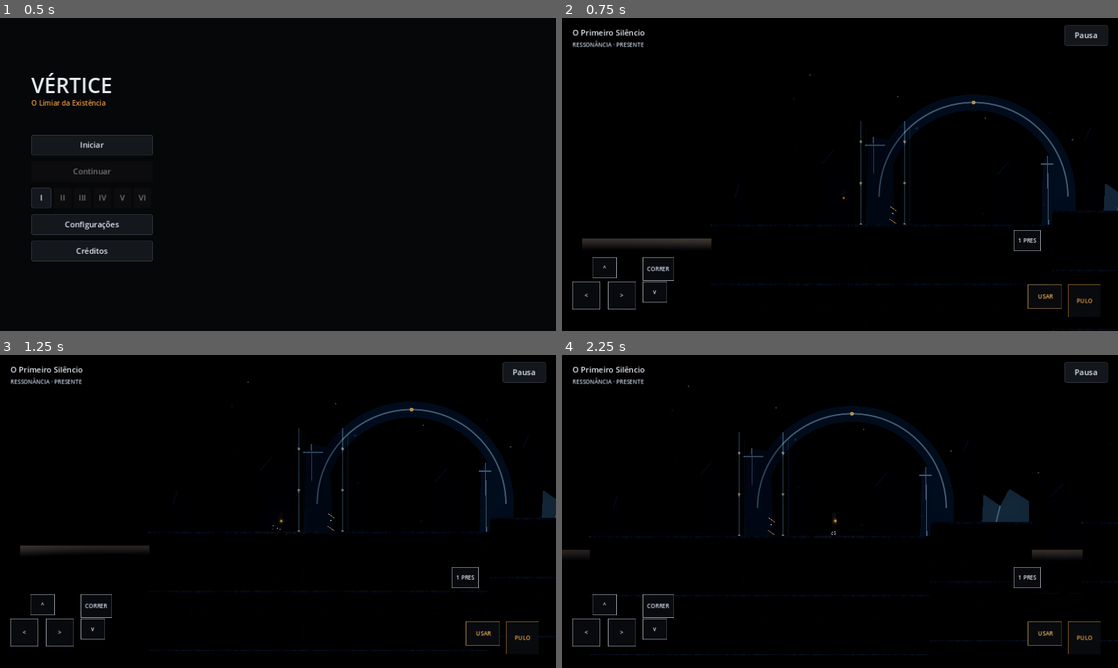
Above: before the commit, frames 1-4 (two rows, left to right).
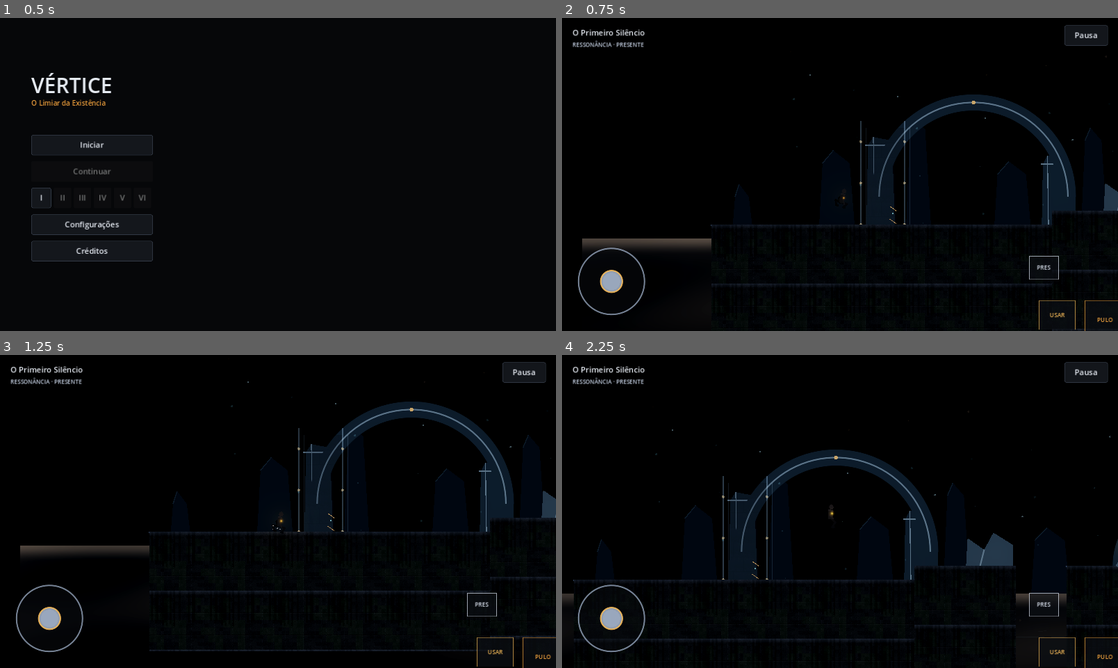
Above: after the commit, the same moments.

Repository: maguillah/VERTICE
Game: Godot game, scene res://scenes/main.tscn
Same seed, same stepped clock (60 frames per second), same inputs: the game is played once before the commit and once after it.
Inputs (mouse positions are in pixels of both pictures, inside the frame that each line leads up to):
- Up to frame 1 (0.5 s): no input
- Up to frame 2 (0.75 s): click "Iniciar" at 0.5 s
- Up to frame 3 (1.25 s): no input
- Up to frame 4 (2.25 s): move the mouse to (962, 495) at 1.27 s; hold D (move_right) 1.28-2 s; hold Shift (run) 1.28-2 s; tap E (interact) at 1.35 s; click (962, 495) at 1.42 s; tap Space (jump) at 1.52, 1.82 s; drag from (728, 527) to (812, 574) at 2.02 s

Frame 1 is identical in both runs. In frame 2, 1.4% of the frame differs, in the area x 1-100%, y 26-100%; in frame 3, 1.3%; in frame 4, 10%, in the area x 0-100%, y 9-100%.

Commit message:
Melhorar controles móveis, movimento e visibilidade

Diff:
--- a/VERTICE/characters/player_visuals.gd
+++ b/VERTICE/characters/player_visuals.gd
@@ -25,6 +25,7 @@
 var _arm_r: Line2D
 var _core_sprite: Sprite2D
 var _core_light: PointLight2D
+var _core_ring: Line2D
 
 func _ready() -> void:
 	for i in range(7):
@@ -93,6 +94,18 @@
 	_arm_r.end_cap_mode = Line2D.LINE_CAP_ROUND
 	add_child(_arm_r)
 
+	_core_ring = Line2D.new()
+	_core_ring.width = 1.8
+	_core_ring.default_color = Color(1.0, 0.7, 0.3, 0.0)
+	_core_ring.begin_cap_mode = Line2D.LINE_CAP_ROUND
+	_core_ring.end_cap_mode = Line2D.LINE_CAP_ROUND
+	var ring_points := PackedVector2Array()
+	for i in range(33):
+		var angle := TAU * float(i) / 32.0
+		ring_points.append(Vector2(cos(angle), sin(angle)))
+	_core_ring.points = ring_points
+	_core_ring.visible = false
+	add_child(_core_ring)
 	_core_sprite = Sprite2D.new()
 	_core_sprite.texture = TextureFactory2D.tex_core_glow
 	_core_sprite.position = Vector2(2.4, -32.0)
@@ -125,7 +138,8 @@
 	is_crouching: bool = false,
 	is_climbing: bool = false,
 	is_pushing: bool = false,
-	delta: float = 0.016
+	delta: float = 0.016,
+	is_sliding: bool = false
 ) -> void:
 	_time += delta
 	_facing = facing
@@ -155,7 +169,7 @@
 	rotation = lerpf(rotation, (base_lean + awaken_lean) * _facing, 12.0 * delta)
 
 	var breathe := sin(_time * 2.2) * 1.1 if speed < 15.0 else absf(sin(_walk_cycle * 2.0)) * 1.6
-	var crouch_drop := (11.5 if is_crouching else 0.0) + _land_crouch * 6.5 + (1.0 - _awaken_progress) * 14.5
+	var crouch_drop := (16.0 if is_sliding else (11.5 if is_crouching else 0.0)) + _land_crouch * 6.5 + (1.0 - _awaken_progress) * 14.5
 	var hip_y := -21.5 + crouch_drop + breathe * 0.35
 	var sh_y := -39.0 + crouch_drop * 0.92 + breathe * 0.55
 
@@ -199,10 +213,13 @@
 	var arm_swing := sin(_walk_cycle) * (7.0 if is_climbing else (9.0 if is_running else 6.2)) * (1.0 if is_climbing else speed_ratio)
 	var sh_l := Vector2(-2.0, sh_y + 2.0)
 	var hand_l := Vector2(9.0 if is_pushing else (4.0 if is_climbing else -3.0 - arm_swing), sh_y + (6.0 if is_pushing else (-6.0 + arm_swing if is_climbing else 17.5)))
-	_arm_l.points = PackedVector2Array([sh_l, _solve_ik(sh_l, hand_l, 9.5, 9.5, 1.0), hand_l])
 
 	var sh_r := Vector2(2.0, sh_y + 2.0)
 	var hand_r := Vector2(11.0 if is_pushing else (4.0 if is_climbing else 3.0 + arm_swing + reach + awaken_brace * 0.6), sh_y + (5.0 if is_pushing else (-6.0 - arm_swing if is_climbing else 17.5 - reach * 0.65 + awaken_brace * 0.35)))
+	if is_sliding:
+		hand_l = Vector2(-1.0, sh_y + 18.0)
+		hand_r = Vector2(14.0, sh_y + 12.0)
+	_arm_l.points = PackedVector2Array([sh_l, _solve_ik(sh_l, hand_l, 9.5, 9.5, 1.0), hand_l])
 	_arm_r.points = PackedVector2Array([sh_r, _solve_ik(sh_r, hand_r, 9.5, 9.5, 1.0), hand_r])
 
 	_torso_poly.position.y = crouch_drop * 0.92 + breathe * 0.55
@@ -245,6 +262,15 @@
 	_core_light.position = _core_sprite.position
 	_core_light.color = core_col
 	_core_light.energy = (1.1 + 0.25 * (pulse - 1.0)) * flare_boost
+	_core_ring.position = _core_sprite.position
+	if _flare_timer > 0.0:
+		var flare_progress := clampf(1.0 - _flare_timer, 0.0, 1.0)
+		_core_ring.scale = Vector2.ONE * (5.0 + flare_progress * 24.0)
+		var ring_alpha := sin(flare_progress * PI) * 0.9
+		_core_ring.default_color = Color(core_col.r, core_col.g, core_col.b, ring_alpha)
+		_core_ring.visible = ring_alpha > 0.01
+	else:
+		_core_ring.visible = false
 
 func start_awaken() -> void:
 	_awaken_progress = 0.0
--- a/VERTICE/environments/chapter_1_env.tres
+++ b/VERTICE/environments/chapter_1_env.tres
@@ -9,5 +9,5 @@
 glow_strength = 0.55
 glow_bloom = 0.12
 adjustment_enabled = true
-adjustment_contrast = 1.08
+adjustment_contrast = 1.0
 adjustment_saturation = 0.92
--- a/VERTICE/scenes/touch_controls.tscn
+++ b/VERTICE/scenes/touch_controls.tscn
@@ -6,36 +6,6 @@
 layer = 12
 script = ExtResource("1_tc")
 
-[node name="LeftPad" type="Control" parent="."]
-layout_mode = 3
-anchors_preset = 2
-anchor_top = 1.0
-anchor_bottom = 1.0
-offset_left = 24.0
-offset_top = -170.0
-offset_right = 300.0
-offset_bottom = -20.0
-
-[node name="BtnUp" type="TouchScreenButton" parent="LeftPad"]
-position = Vector2(46, 0)
-action = "climb_up"
-
-[node name="BtnLeft" type="TouchScreenButton" parent="LeftPad"]
-position = Vector2(0, 56)
-action = "move_left"
-
-[node name="BtnRight" type="TouchScreenButton" parent="LeftPad"]
-position = Vector2(82, 56)
-action = "move_right"
-
-[node name="BtnDown" type="TouchScreenButton" parent="LeftPad"]
-position = Vector2(162, 56)
-action = "crouch"
-
-[node name="BtnRun" type="TouchScreenButton" parent="LeftPad"]
-position = Vector2(162, 0)
-action = "run"
-
 [node name="RightPad" type="Control" parent="."]
 layout_mode = 3
 anchors_preset = 3
@@ -43,18 +13,18 @@
 anchor_top = 1.0
 anchor_right = 1.0
 anchor_bottom = 1.0
-offset_left = -220.0
-offset_top = -140.0
-offset_right = -24.0
-offset_bottom = -20.0
+offset_left = -224.0
+offset_top = -126.0
+offset_right = -20.0
+offset_bottom = -14.0
+
+[node name="BtnInteract" type="TouchScreenButton" parent="RightPad"]
+position = Vector2(42, 56)
+action = "interact"
 
 [node name="BtnJump" type="TouchScreenButton" parent="RightPad"]
-position = Vector2(104, 32)
+position = Vector2(148, 56)
 action = "jump"
-
-[node name="BtnInteract" type="TouchScreenButton" parent="RightPad"]
-position = Vector2(12, 32)
-action = "interact"
 
 [node name="ResonancePad" type="Control" parent="."]
 layout_mode = 3
@@ -63,19 +33,19 @@
 anchor_top = 1.0
 anchor_right = 1.0
 anchor_bottom = 1.0
-offset_left = -240.0
-offset_top = -232.0
-offset_right = -24.0
-offset_bottom = -152.0
+offset_left = -238.0
+offset_top = -204.0
+offset_right = -20.0
+offset_bottom = -142.0
 
 [node name="BtnPresent" type="TouchScreenButton" parent="ResonancePad"]
-position = Vector2(0, 0)
+position = Vector2(34, 31)
 action = "state_present"
 
 [node name="BtnEcho" type="TouchScreenButton" parent="ResonancePad"]
-position = Vector2(72, 0)
+position = Vector2(108, 31)
 action = "state_echo"
 
 [node name="BtnRuptura" type="TouchScreenButton" parent="ResonancePad"]
-position = Vector2(144, 0)
+position = Vector2(182, 31)
 action = "state_ruptura"
--- a/VERTICE/scenes/world_chapter_1.tscn
+++ b/VERTICE/scenes/world_chapter_1.tscn
@@ -32,7 +32,7 @@
 environment = ExtResource("1_env")
 
 [node name="CanvasModulate" type="CanvasModulate" parent="."]
-color = Color(0.76, 0.80, 0.86, 1)
+color = Color(0.90, 0.92, 0.96, 1)
 
 [node name="ParallaxBackground" type="ParallaxBackground" parent="."]
 
--- a/VERTICE/scenes/world_chapter_2_threshold.tscn
+++ b/VERTICE/scenes/world_chapter_2_threshold.tscn
@@ -34,7 +34,7 @@
 environment = ExtResource("1_env")
 
 [node name="CanvasModulate" type="CanvasModulate" parent="."]
-color = Color(0.72, 0.78, 0.88, 1)
+color = Color(0.88, 0.92, 0.98, 1)
 
 [node name="ParallaxBackground" type="ParallaxBackground" parent="."]
 
--- a/VERTICE/scenes/world_chapter_3_city.tscn
+++ b/VERTICE/scenes/world_chapter_3_city.tscn
@@ -28,7 +28,7 @@
 environment = ExtResource("1_env")
 
 [node name="CanvasModulate" type="CanvasModulate" parent="."]
-color = Color(0.74, 0.80, 0.85, 1)
+color = Color(0.90, 0.93, 0.96, 1)
 
 [node name="ParallaxBackground" type="ParallaxBackground" parent="."]
 
--- a/VERTICE/scenes/world_chapter_4_abyss.tscn
+++ b/VERTICE/scenes/world_chapter_4_abyss.tscn
@@ -28,7 +28,7 @@
 environment = ExtResource("1_env")
 
 [node name="CanvasModulate" type="CanvasModulate" parent="."]
-color = Color(0.64, 0.72, 0.84, 1)
+color = Color(0.86, 0.90, 0.98, 1)
 
 [node name="ParallaxBackground" type="ParallaxBackground" parent="."]
 
--- a/VERTICE/scenes/world_chapter_5_convergence.tscn
+++ b/VERTICE/scenes/world_chapter_5_convergence.tscn
@@ -28,7 +28,7 @@
 environment = ExtResource("1_env")
 
 [node name="CanvasModulate" type="CanvasModulate" parent="."]
-color = Color(0.80, 0.76, 0.74, 1)
+color = Color(0.93, 0.90, 0.88, 1)
 
 [node name="ParallaxBackground" type="ParallaxBackground" parent="."]
 
--- a/VERTICE/scenes/world_chapter_6_threshold.tscn
+++ b/VERTICE/scenes/world_chapter_6_threshold.tscn
@@ -28,7 +28,7 @@
 environment = ExtResource("1_env")
 
 [node name="CanvasModulate" type="CanvasModulate" parent="."]
-color = Color(0.84, 0.84, 0.88, 1)
+color = Color(0.95, 0.95, 0.98, 1)
 
 [node name="ParallaxBackground" type="ParallaxBackground" parent="."]
 
--- a/VERTICE/scripts/player_controller.gd
+++ b/VERTICE/scripts/player_controller.gd
@@ -14,6 +14,7 @@
 
 var _coyote_timer: float = 0.0
 var _jump_buffer_timer: float = 0.0
+var _jumps_used: int = 0
 var _was_on_floor: bool = true
 var _prev_vy: float = 0.0
 var _facing: float = 1.0
@@ -25,11 +26,21 @@
 var _dying_timer: float = 0.0
 var _recover_timer: float = 0.0
 var _active_climb_zone: Node2D = null
+var _is_sliding: bool = false
+var _slide_timer: float = 0.0
+var _slide_duration: float = 0.72
+var _slide_speed: float = 410.0
+var _standing_shape: Shape2D
+var _slide_shape: RectangleShape2D
+var _standing_collision_position: Vector2
+var _low_profile: bool = false
 
 @onready var visuals: PlayerVisuals = $Visuals
+@onready var _collision_shape: CollisionShape2D = $CollisionShape2D
 
 func _ready() -> void:
 	add_to_group("player")
+	_prepare_slide_collision()
 	global_position = GameManager.active_checkpoint_pos
 	ResonanceSystem.state_changed.connect(_on_resonance_changed)
 	ResonanceSystem.resonance_rejected.connect(_on_resonance_rejected)
@@ -38,6 +49,66 @@
 		GameManager.just_started_chapter = false
 		visuals.start_awaken()
 		GameManager.request_cinematic_focus(global_position + Vector2(24, -26), 1.22, 1.55, true)
+
+func _prepare_slide_collision() -> void:
+	if _collision_shape == null or not (_collision_shape.shape is RectangleShape2D):
+		push_warning("Deslize: colisão retangular do personagem não encontrada.")
+		return
+	var original := _collision_shape.shape as RectangleShape2D
+	_standing_shape = original.duplicate()
+	_slide_shape = original.duplicate()
+	_slide_shape.size = Vector2(original.size.x, 28.0)
+	_standing_collision_position = _collision_shape.position
+
+func _set_low_profile(enabled: bool) -> void:
+	if _standing_shape == null or _slide_shape == null:
+		return
+	_low_profile = enabled
+	if enabled:
+		_collision_shape.shape = _slide_shape
+		_collision_shape.position = _standing_collision_position + Vector2(0.0, 12.0)
+	else:
+		_collision_shape.shape = _standing_shape
+		_collision_shape.position = _standing_collision_position
+
+func _has_standing_clearance() -> bool:
+	if _standing_shape == null:
+		return true
+	var query := PhysicsShapeQueryParameters2D.new()
+	query.shape = _standing_shape
+	query.transform = global_transform * Transform2D(0.0, _standing_collision_position)
+	query.collision_mask = collision_mask
+	query.exclude = [get_rid()]
+	query.collide_with_areas = false
+	return get_world_2d().direct_space_state.intersect_shape(query, 1).is_empty()
+
+func _try_restore_standing() -> void:
+	if not _low_profile or not is_on_floor():
+		return
+	if _has_standing_clearance():
+		_set_low_profile(false)
+
+func _begin_slide(axis: float) -> void:
+	if _is_sliding or not is_on_floor():
+		return
+	if _standing_shape == null or _slide_shape == null:
+		return
+
+	var slide_direction := _facing
+	if absf(axis) >= 0.45:
+		slide_direction = signf(axis)
+	elif absf(velocity.x) >= 100.0:
+		slide_direction = signf(velocity.x)
+
+	_is_sliding = true
+	_slide_timer = _slide_duration
+	_facing = slide_direction
+	_set_low_profile(true)
+
+func _end_slide() -> void:
+	_is_sliding = false
+	_slide_timer = 0.0
+	_try_restore_standing()
 
 func _setup_footstep_particles() -> void:
 	_dust_particles = CPUParticles2D.new()
@@ -83,6 +154,7 @@
 	if _dying_timer > 0.0:
 		return
 	_dying_timer = 0.8
+	_end_slide()
 	_is_climbing = false
 	_is_crouching = false
 	velocity = Vector2.ZERO
@@ -94,6 +166,7 @@
 	velocity = Vector2.ZERO
 	global_position = GameManager.active_checkpoint_pos
 	_recover_timer = 0.65
+	_end_slide()
 	_is_climbing = false
 	_is_crouching = false
 	ResonanceSystem.set_state(ResonanceSystem.State.PRESENTE, true, true)
@@ -102,6 +175,7 @@
 
 func _physics_process(delta: float) -> void:
 	_recover_timer = maxf(0.0, _recover_timer - delta)
+
 	if _dying_timer > 0.0:
 		_dying_timer = maxf(0.0, _dying_timer - delta)
 		if visuals:
@@ -112,15 +186,36 @@
 
 	var prev_vy := velocity.y
 	var awaken_locked := visuals != null and visuals.is_awakening()
-	var axis := 0.0 if awaken_locked else Input.get_axis("move_left", "move_right")
-	var down_held := not awaken_locked and (Input.is_action_pressed("crouch") or Input.is_action_pressed("climb_down"))
-	var up_held := not awaken_locked and Input.is_action_pressed("climb_up")
-	var v_axis := (1.0 if down_held else 0.0) - (1.0 if up_held else 0.0)
-	var is_running := Input.is_action_pressed("run")
+
+	var touch = get_tree().get_first_node_in_group("touch_controls")
+	var touch_active := touch != null and bool(touch.get("joystick_active"))
+	var touch_x := float(touch.get("horizontal_axis")) if touch_active else 0.0
+	var touch_y := float(touch.get("vertical_axis")) if touch_active else 0.0
+
+	var axis := 0.0 if awaken_locked else (touch_x if touch_active else Input.get_axis("move_left", "move_right"))
+	var v_axis := 0.0
+	if not awaken_locked:
+		v_axis = touch_y if touch_active else (
+			(1.0 if Input.is_action_pressed("crouch") or Input.is_action_pressed("climb_down") else 0.0)
+			- (1.0 if Input.is_action_pressed("climb_up") else 0.0)
+		)
+
+	var down_held := not awaken_locked and (
+		(not touch_active and Input.is_action_pressed("crouch"))
+		or (touch_active and v_axis > 0.55)
+	)
+	var is_running := not awaken_locked and (
+		bool(touch.get("is_running")) if touch_active else Input.is_action_pressed("run")
+	)
+	var slide_requested := not awaken_locked and (
+		bool(touch.get("slide_requested")) if touch_active
+		else (Input.is_action_pressed("crouch") and Input.is_action_pressed("run"))
+	)
 
 	if _active_climb_zone != null and not awaken_locked and absf(v_axis) > 0.1 and not _is_climbing:
 		_is_climbing = true
 		_is_crouching = false
+		_end_slide()
 		velocity = Vector2.ZERO
 
 	_is_pushing = false
@@ -134,20 +229,23 @@
 		if Input.is_action_just_pressed("jump"):
 			_is_climbing = false
 			velocity.y = -520.0
+			_jumps_used = 1
+			_coyote_timer = 0.0
 			AudioManager.play_sfx("jump", randf_range(0.95, 1.05))
 		move_and_slide()
 		if visuals:
 			visuals.update_motion(velocity, false, _facing, false, false, true, false, delta)
 		return
 
-	# Gravidade 2D e estabilização de pouso sem deslizamento
 	if not is_on_floor():
 		velocity.y = minf(920.0, velocity.y + gravity_scale * delta)
 		_coyote_timer = maxf(0.0, _coyote_timer - delta)
+		if _coyote_timer <= 0.0 and _jumps_used == 0:
+			_jumps_used = 1
 	else:
 		_coyote_timer = coyote_time_max
+		_jumps_used = 0
 		if not _was_on_floor:
-			# Corta inércia horizontal residual no toque se nenhuma direção estiver pressionada
 			if absf(axis) <= 0.05:
 				velocity.x *= 0.2
 				if absf(velocity.x) < 20.0:
@@ -162,14 +260,28 @@
 	_was_on_floor = is_on_floor()
 	_prev_vy = prev_vy
 
-	_is_crouching = not awaken_locked and is_on_floor() and down_held
+	# Deslize só começa no chão, com corrida e direção horizontal.
+	if slide_requested and is_running and _active_climb_zone == null:
+		if not _is_sliding and is_on_floor():
+			_begin_slide(axis)
+	elif _is_sliding:
+		_end_slide()
+
+	if _is_sliding:
+		_slide_timer -= delta
+		if not is_on_floor() or _slide_timer <= 0.0:
+			_end_slide()
+
+	_is_crouching = not awaken_locked and is_on_floor() and down_held and not _is_sliding
 	var sens := float(SaveManager.data.get("touch_sensitivity", 1.0))
 	var max_spd := crouch_speed if _is_crouching else (run_speed if is_running else walk_speed)
 	var target_speed := axis * max_spd
 	var accel := (acceleration if is_on_floor() else 1400.0) * clampf(sens, 0.75, 1.4)
 	var fric := friction if is_on_floor() else air_friction
 
-	if absf(axis) > 0.05:
+	if _is_sliding:
+		velocity.x = move_toward(velocity.x, _facing * _slide_speed, 1900.0 * delta)
+	elif absf(axis) > 0.05:
 		if is_on_floor() and absf(velocity.x) > 155.0 and signf(velocity.x) != signf(axis):
 			if visuals:
 				visuals.trigger_turn_skid()
@@ -186,10 +298,13 @@
 	else:
 		_jump_buffer_timer = maxf(0.0, _jump_buffer_timer - delta)
 
-	if _jump_buffer_timer > 0.0 and _coyote_timer > 0.0:
+	if _jump_buffer_timer > 0.0 and (_coyote_timer > 0.0 or _jumps_used < 2):
+		if _is_sliding:
+			_end_slide()
 		velocity.y = jump_velocity
 		_jump_buffer_timer = 0.0
 		_coyote_timer = 0.0
+		_jumps_used = mini(_jumps_used + 1, 2)
 		_is_crouching = false
 		AudioManager.play_sfx("jump", randf_range(0.95, 1.05))
 		_emit_step_dust()
@@ -214,7 +329,11 @@
 
 	move_and_slide()
 
-	# Empurrar PushBlocks 2D sem empurrões instáveis
+	if _is_sliding and not is_on_floor():
+		_end_slide()
+	elif not down_held and not _is_sliding:
+		_try_restore_standing()
+
 	for i in range(get_slide_collision_count()):
 		var col := get_slide_collision(i)
 		var collider := col.get_collider()
@@ -223,7 +342,11 @@
 			_is_pushing = true
 
 	if visuals:
-		visuals.update_motion(velocity, is_on_floor(), _facing, is_running and not _is_crouching, _is_crouching, false, _is_pushing, delta)
+		visuals.update_motion(
+			velocity, is_on_floor(), _facing,
+			is_running and not _is_crouching and not _is_sliding,
+			_is_crouching, false, _is_pushing, delta, _is_sliding
+		)
 
 	if global_position.y > 920.0:
 		trigger_death_recover()
--- a/VERTICE/scripts/touch_controls.gd
+++ b/VERTICE/scripts/touch_controls.gd
@@ -2,12 +2,13 @@
 class_name TouchControls
 
 var sensitivity: float = 1.0
+var horizontal_axis: float = 0.0
+var vertical_axis: float = 0.0
+var joystick_active: bool = false
+var is_running: bool = false
+var slide_requested: bool = false
+var _joystick: Control
 
-@onready var btn_left: TouchScreenButton = $LeftPad/BtnLeft
-@onready var btn_right: TouchScreenButton = $LeftPad/BtnRight
-@onready var btn_up: TouchScreenButton = $LeftPad/BtnUp
-@onready var btn_down: TouchScreenButton = $LeftPad/BtnDown
-@onready var btn_run: TouchScreenButton = $LeftPad/BtnRun
 @onready var btn_jump: TouchScreenButton = $RightPad/BtnJump
 @onready var btn_interact: TouchScreenButton = $RightPad/BtnInteract
 @onready var btn_present: TouchScreenButton = $ResonancePad/BtnPresent
@@ -15,55 +16,75 @@
 @onready var btn_ruptura: TouchScreenButton = $ResonancePad/BtnRuptura
 
 func _ready() -> void:
-	sensitivity = float(SaveManager.data.get("touch_sensitivity", 1.0))
-	_setup_button_visuals()
-	ResonanceSystem.state_unlocked.connect(_refresh_unlocks)
-	_refresh_unlocks(0)
+    sensitivity = float(SaveManager.data.get("touch_sensitivity", 1.0))
+    add_to_group("touch_controls")
+
+    _joystick = Control.new()
+    _joystick.name = "VirtualJoystick"
+    _joystick.set_script(load("res://scripts/virtual_joystick.gd"))
+    _joystick.anchor_left = 0.0
+    _joystick.anchor_right = 0.0
+    _joystick.anchor_top = 1.0
+    _joystick.anchor_bottom = 1.0
+    _joystick.offset_left = 24.0
+    _joystick.offset_top = -204.0
+    _joystick.offset_right = 204.0
+    _joystick.offset_bottom = -24.0
+    add_child(_joystick)
+    _joystick.connect("direction_changed", _on_joystick_changed)
+
+    _setup_button_visuals()
+    if not ResonanceSystem.state_unlocked.is_connected(_refresh_unlocks):
+        ResonanceSystem.state_unlocked.connect(_refresh_unlocks)
+    _refresh_unlocks(0)
 
 func _setup_button_visuals() -> void:
-	_configure_touch_btn(btn_left, Vector2(64, 64), "<", Color(0.84, 0.88, 0.94, 1.0), true)
-	_configure_touch_btn(btn_right, Vector2(64, 64), ">", Color(0.84, 0.88, 0.94, 1.0), true)
-	_configure_touch_btn(btn_up, Vector2(56, 48), "^", Color(0.84, 0.88, 0.94, 1.0), true)
-	_configure_touch_btn(btn_down, Vector2(56, 48), "v", Color(0.84, 0.88, 0.94, 1.0), true)
-	_configure_touch_btn(btn_run, Vector2(72, 54), "CORRER", Color(0.84, 0.88, 0.94, 1.0), true)
-	_configure_touch_btn(btn_interact, Vector2(78, 56), "USAR", Color(0.95, 0.72, 0.34, 1.0), false)
-	_configure_touch_btn(btn_jump, Vector2(76, 76), "PULO", Color(0.95, 0.64, 0.24, 1.0), false)
-	_configure_touch_btn(btn_present, Vector2(62, 48), "1 PRES", Color(0.86, 0.89, 0.94, 1.0), false)
-	_configure_touch_btn(btn_echo, Vector2(62, 48), "2 ECO", Color(0.95, 0.72, 0.34, 1.0), false)
-	_configure_touch_btn(btn_ruptura, Vector2(62, 48), "3 RUPT", Color(1.0, 0.56, 0.22, 1.0), false)
+    _configure_touch_btn(btn_interact, Vector2(84, 68), "USAR", Color(0.95, 0.72, 0.34, 1.0), false)
+    _configure_touch_btn(btn_jump, Vector2(90, 90), "PULO", Color(0.95, 0.64, 0.24, 1.0), false)
+    _configure_touch_btn(btn_present, Vector2(68, 54), "PRES", Color(0.86, 0.89, 0.94, 1.0), false)
+    _configure_touch_btn(btn_echo, Vector2(68, 54), "ECO", Color(0.95, 0.72, 0.34, 1.0), false)
+    _configure_touch_btn(btn_ruptura, Vector2(68, 54), "RUPT", Color(1.0, 0.56, 0.22, 1.0), false)
+
+func _on_joystick_changed(direction: Vector2, active: bool) -> void:
+    horizontal_axis = direction.x
+    vertical_axis = direction.y
+    joystick_active = active
+    var strength := direction.length()
+    is_running = active and strength >= 0.72
+    slide_requested = is_running and direction.y >= 0.56
 
 func _configure_touch_btn(btn: TouchScreenButton, btn_size: Vector2, label_text: String, accent: Color, passby: bool) -> void:
-	if btn == null:
-		return
-	var shape := RectangleShape2D.new()
-	shape.size = btn_size
-	btn.shape = shape
-	btn.shape_centered = true
-	btn.passby_press = passby
-	btn.texture_normal = _build_button_texture(int(btn_size.x), int(btn_size.y), accent)
+    if btn == null:
+        return
+    var shape := RectangleShape2D.new()
+    shape.size = btn_size
+    btn.shape = shape
+    btn.shape_centered = true
+    btn.passby_press = passby
+    btn.texture_normal = _build_button_texture(int(btn_size.x), int(btn_size.y), accent)
 
-	var lbl := Label.new()
-	lbl.text = label_text
-	lbl.size = btn_size
-	lbl.position = Vector2.ZERO
-	lbl.horizontal_alignment = HORIZONTAL_ALIGNMENT_CENTER
-	lbl.vertical_alignment = VERTICAL_ALIGNMENT_CENTER
-	lbl.add_theme_font_size_override("font_size", 13)
-	lbl.add_theme_color_override("font_color", accent)
-	btn.add_child(lbl)
+    var lbl := Label.new()
+    lbl.text = label_text
+    lbl.size = btn_size
+    lbl.position = Vector2.ZERO
+    lbl.horizontal_alignment = HORIZONTAL_ALIGNMENT_CENTER
+    lbl.vertical_alignment = VERTICAL_ALIGNMENT_CENTER
+    lbl.add_theme_font_size_override("font_size", 13)
+    lbl.add_theme_color_override("font_color", accent)
+    btn.add_child(lbl)
 
 func _build_button_texture(w: int, h: int, border_col: Color) -> ImageTexture:
-	var img := Image.create(w, h, false, Image.FORMAT_RGBA8)
-	var bg := Color(0.05, 0.06, 0.08, 0.68)
-	var edge := Color(border_col.r, border_col.g, border_col.b, 0.72)
-	for y in range(h):
-		for x in range(w):
-			var is_border := x == 0 or y == 0 or x == w - 1 or y == h - 1
-			img.set_pixel(x, y, edge if is_border else bg)
-	return ImageTexture.create_from_image(img)
+    var img := Image.create(w, h, false, Image.FORMAT_RGBA8)
+    var bg := Color(0.05, 0.06, 0.08, 0.68)
+    var edge := Color(border_col.r, border_col.g, border_col.b, 0.72)
+    for y in range(h):
+        for x in range(w):
+            var is_border := x == 0 or y == 0 or x == w - 1 or y == h - 1
+            img.set_pixel(x, y, edge if is_border else bg)
+    return ImageTexture.create_from_image(img)
 
 func _refresh_unlocks(_id: int) -> void:
-	if btn_echo:
-		btn_echo.visible = ResonanceSystem.unlocked_echo
-	if btn_ruptura:
-		btn_ruptura.visible = ResonanceSystem.unlocked_ruptura
+    if btn_echo:
+        btn_echo.visible = ResonanceSystem.unlocked_echo
+    if btn_ruptura:
+        btn_ruptura.visible = ResonanceSystem.unlocked_ruptura
--- /dev/null
+++ b/VERTICE/scripts/virtual_joystick.gd
@@ -0,0 +1,53 @@
+extends Control
+
+signal direction_changed(direction: Vector2, active: bool)
+
+var direction := Vector2.ZERO
+var _finger := -1
+const DEADZONE := 0.12
+const RADIUS := 76.0
+const KNOB_RADIUS := 25.0
+
+func _ready() -> void:
+    mouse_filter = Control.MOUSE_FILTER_STOP
+    queue_redraw()
+
+func _gui_input(event: InputEvent) -> void:
+    if event is InputEventScreenTouch:
+        if event.pressed and _finger == -1:
+            _finger = event.index
+            _update_direction(event.position)
+            accept_event()
+        elif not event.pressed and event.index == _finger:
+            _finger = -1
+            _release()
+            accept_event()
+    elif event is InputEventScreenDrag and event.index == _finger:
+        _update_direction(event.position)
+        accept_event()
+
+func _update_direction(position: Vector2) -> void:
+    var offset := position - size * 0.5
+    var distance := offset.length()
+    if distance <= RADIUS * DEADZONE:
+        direction = Vector2.ZERO
+    else:
+        var strength := clampf(distance / RADIUS, 0.0, 1.0)
+        strength = (strength - DEADZONE) / (1.0 - DEADZONE)
+        direction = offset.normalized() * strength
+    direction_changed.emit(direction, direction.length() > 0.01)
+    queue_redraw()
+
+func _release() -> void:
+    direction = Vector2.ZERO
+    direction_changed.emit(direction, false)
+    queue_redraw()
+
+func _draw() -> void:
+    var center := size * 0.5
+    draw_circle(center, RADIUS, Color(0.035, 0.045, 0.06, 0.48))
+    draw_arc(center, RADIUS, 0.0, TAU, 64, Color(0.78, 0.86, 0.98, 0.58), 2.0, true)
+    draw_circle(center, 20.0, Color(0.65, 0.72, 0.82, 0.18))
+    var knob := center + direction * (RADIUS - KNOB_RADIUS)
+    draw_circle(knob, KNOB_RADIUS, Color(0.78, 0.85, 0.96, 0.72))
+    draw_arc(knob, KNOB_RADIUS, 0.0, TAU, 40, Color(0.95, 0.72, 0.34, 0.9), 2.0, true)
